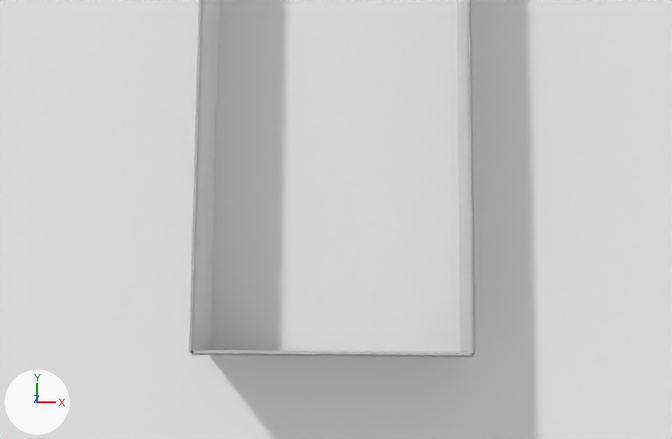
Two versions of the Blender file game.blend, one commit apart.
Rendered twice from the file's camera 'Camera'. The lights are fixed; the arrows at lower left show +X, +Y and +Z.

Script lines for the objects in view, before the commit:
```python
me_cube_004 = bpy.data.meshes.new('Cube.004')
me_cube_004.from_pydata(...)  # a box spanning x -1.0..1.0, y -1.0..1.0, z -1.0..1.0
me_cube_004.polygons.foreach_set('use_smooth', [True] * 6)
me_cube_004.materials.append(mat_wallmat)  # its picture is missing
me_cube_007 = bpy.data.meshes.new('Cube.007')
me_cube_007.from_pydata(...)  # a box spanning x -1.0..1.0, y -1.0..1.0, z -1.0..1.0
me_cube_007.polygons.foreach_set('use_smooth', [True] * 6)
me_cube_007.materials.append(mat_wallmat)  # its picture is missing
me_icosphere = bpy.data.meshes.new('Icosphere')
me_icosphere.from_pydata(...)  # an icosphere of 80 faces spanning x -0.95..0.95, y -1.0..1.0, z -1.0..1.0
me_icosphere.polygons.foreach_set('use_smooth', [True] * 80)
me_icosphere.materials.append(mat_heisensphere)
ob_heisensphere = bpy.data.objects.new('heisenSphere', me_icosphere)
ob_heisensphere.parent = ob_player
ob_heisensphere.location = (0.0, 0.0, 0.25)
ob_heisensphere.scale = (6.0, 6.0, 6.0)
ob_heisensphere.visible_shadow = False
ob_heisensphere.hide_set(True)  # its collection is switched off
ob_wall_template_002 = bpy.data.objects.new('Wall-Template.002', me_cube_004)
ob_wall_template_002.location = (-8.0, 0.0, 3.0)
ob_wall_template_002.scale = (0.125, 8.0, 3.0)
ob_wall_template_003 = bpy.data.objects.new('Wall-Template.003', me_cube_007)
ob_wall_template_003.location = (0.0, -8.0, 3.0)
ob_wall_template_003.rotation_euler = (0.0, 0.0, 1.571)  # degrees (0, 0, 90)
ob_wall_template_003.scale = (0.125, 8.0, 3.0)
# also in view: 'Wall-Template.004' at (8.0, 16.0, 3.0); 'Wall-Template.006' at (-8.0, 16.0, 3.0); 'Floor-Template' at (0.0, 0.0, 0.0); 'Wall-Template.001' at (8.0, 0.0, 3.0)
```
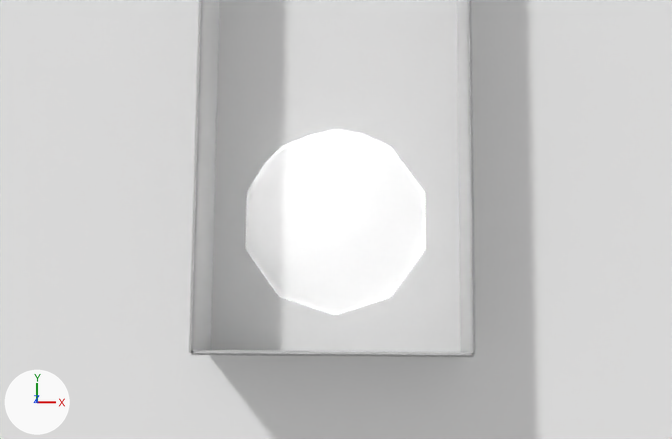
The change, as a diff of the scene's bpy script:
```diff
--- a/game.blend.py
+++ b/game.blend.py
@@ mat_heisenspheremat @@
+mat_heisenspheremat = bpy.data.materials.new('heisenSphereMat')
+# nodes: AddShader, BsdfPrincipled, BsdfTransparent, HueSaturation, OutputMaterial
@@ me_icosphere @@
 me_icosphere.from_pydata(...)  # 42 vertices, 80 faces; spans x -0.95..0.95, y -1.0..1.0, z -1.0..1.0
-me_icosphere.materials.append(mat_heisensphere)
+me_icosphere.materials.append(mat_heisenspheremat)
@@ ob_heisensphere @@
 ob_heisensphere.visible_shadow = False
-ob_heisensphere.hide_set(True)  # its collection is switched off
```

Where the change shows, as pixel boxes [x1, y1, x2, y2] in the pictures (672 x 439 px):
'heisenSphere', shown: after [246, 129, 426, 315]
